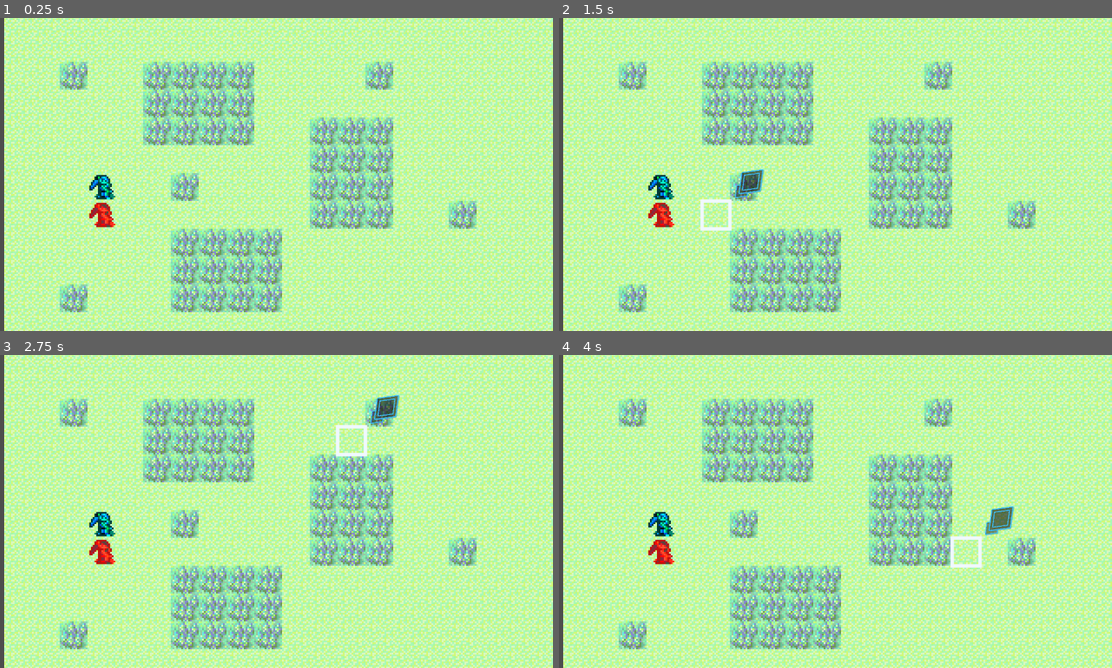
Above: before the commit, frames 1-4 (two rows, left to right).
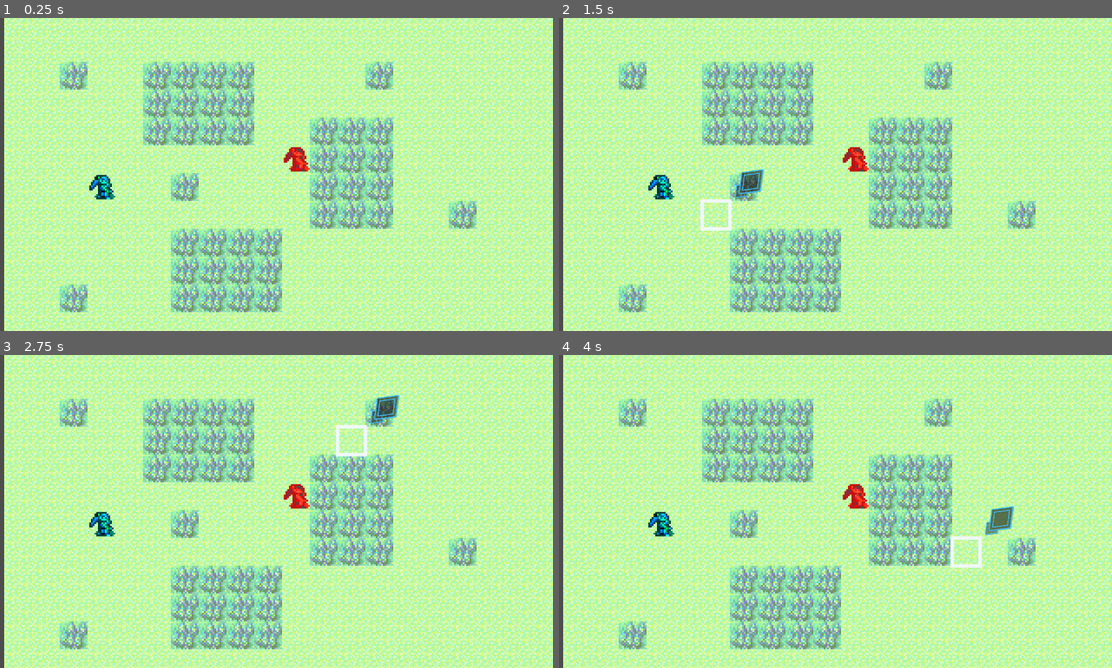
Above: after the commit, the same moments.

Repository: mojius/FarmStrategy
Game: Godot game, scene res://Main.tscn
Two runs of this game, one before a commit and one after it. Both use one fixed random seed, a clock stepped at 60 frames per second and the inputs below.
Inputs (mouse positions are in pixels of both pictures, inside the frame that each line leads up to):
- Up to frame 1 (0.25 s): no input
- Up to frame 2 (1.5 s): move the mouse to (957, 158) at 0.52 s; press the mouse at (957, 158) at 0.53 s; hold Right (ui_right) 0.53-1.28 s; tap Space (ui_accept) at 0.77 s; move the mouse to (724, 190) at 1.27 s; release the mouse at (724, 190) at 1.28 s; hold Down (ui_down) from 1.28 s (still down); click (724, 190) at 1.35 s
- Up to frame 3 (2.75 s): tap Space (ui_accept) at 1.52 s; move the mouse to (331, 442) at 2.02 s; release Down (ui_down) at 2.03 s; press the mouse at (331, 442) at 2.03 s; hold Right (ui_right) from 2.03 s (still down)
- Up to frame 4 (4 s): tap Enter at 2.75 s; move the mouse to (807, 574) at 2.77 s; release Right (ui_right) at 2.78 s; release the mouse at (807, 574) at 2.78 s; hold Up (ui_up) 2.78-3.53 s; click (807, 574) at 2.85 s; tap Space (ui_accept) at 3.02, 3.77 s; move the mouse to (1001, 558) at 3.52 s; press the mouse at (1001, 558) at 3.53 s; hold Left (ui_left) from 3.53 s (still down)

The runs differ from the first frame. In frame 1, 0.5% of the frame differs, in the area x 16-57%, y 41-67%; in frame 2, 0.5%; in frame 3, 0.5%; in frame 4, 0.5%.

Commit message:
Path shortening algorithm. Fully functional

Diff:
--- a/Background/Map.gd
+++ b/Background/Map.gd
@@ -51,6 +51,7 @@
 			continue
 
 		if is_occupied(current) and current != start:
+			print(current, " is occupied!")
 			continue
 
 
@@ -115,13 +116,27 @@
 	path.append(start)
 	path.reverse()
 
-	if (path.size() > max_distance):
-		path.resize(max_distance + 1)
-
 	if (path.any(func(vector): return vector == goal) and not is_player):
 		path.resize(path.size() - 1)
 
-	return path
+	if max_distance == 9999:
+		return path
+
+	# Path shortening algorithm
+	var limited_path := []
+	limited_path.append(path.pop_front())
+	var temp_distance: int = max_distance
+	while (temp_distance > 0 and not path.is_empty()):
+		var temp_cell = path.pop_front()
+
+		if temp_distance - get_movement_cost_at_tile(temp_cell) < 0 or cost_so_far[temp_cell] > max_distance: continue
+
+		limited_path.append(temp_cell)
+		temp_distance -= get_movement_cost_at_tile(temp_cell)
+
+
+
+	return limited_path
 
 
 # Returns an array with all the coordinates of walkable cells based on the `movement_range`.
--- a/GameBoard/GameBoard.gd
+++ b/GameBoard/GameBoard.gd
@@ -254,8 +254,6 @@
 
 # Refresh a particular faction.
 func _refresh_faction(faction: String) -> void:
-	# TODO: Validate the states later, or find a better way to do it.
-
 	var faction_units := get_tree().get_nodes_in_group(faction)
 	for unit: Unit in faction_units:
 		unit.set_state("Idle")
--- a/Main.tscn
+++ b/Main.tscn
@@ -53,15 +53,15 @@
 
 [node name="Kitty" parent="GameBoard/Map/Units" instance=ExtResource("2_n3f5l")]
 modulate = Color(2.959, 0.331, 0.248, 1)
-position = Vector2(40, 104)
+position = Vector2(152, 72)
 stats = SubResource("Resource_kueaf")
-move_range = 7
 move_speed = 100
 
 [node name="Zombie" parent="GameBoard/Map/Units" instance=ExtResource("2_n3f5l")]
 modulate = Color(0, 1, 1, 1)
 position = Vector2(40, 88)
 stats = SubResource("Resource_tn3ne")
+move_range = 5
 _faction = "Enemy"
 move_speed = 100
 
